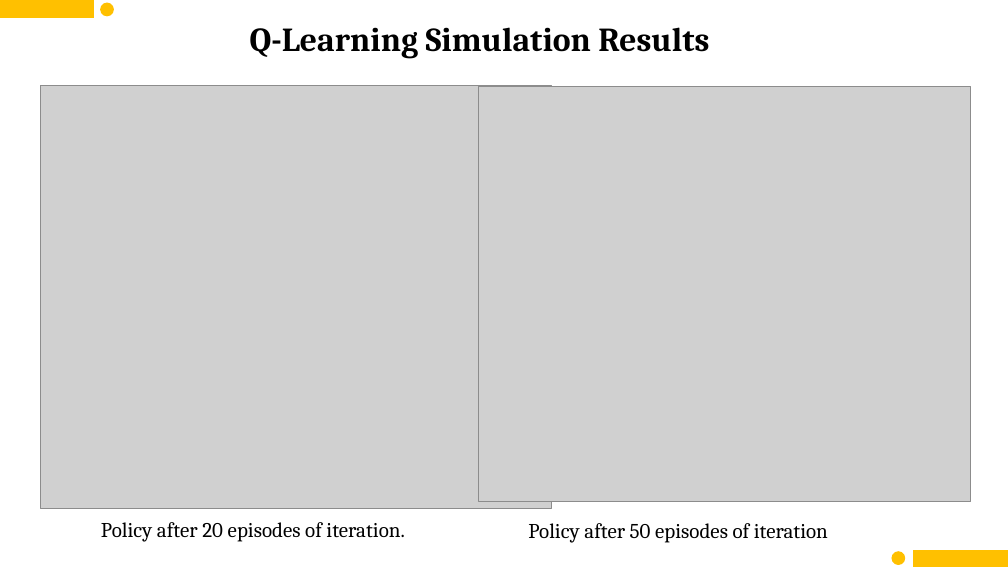
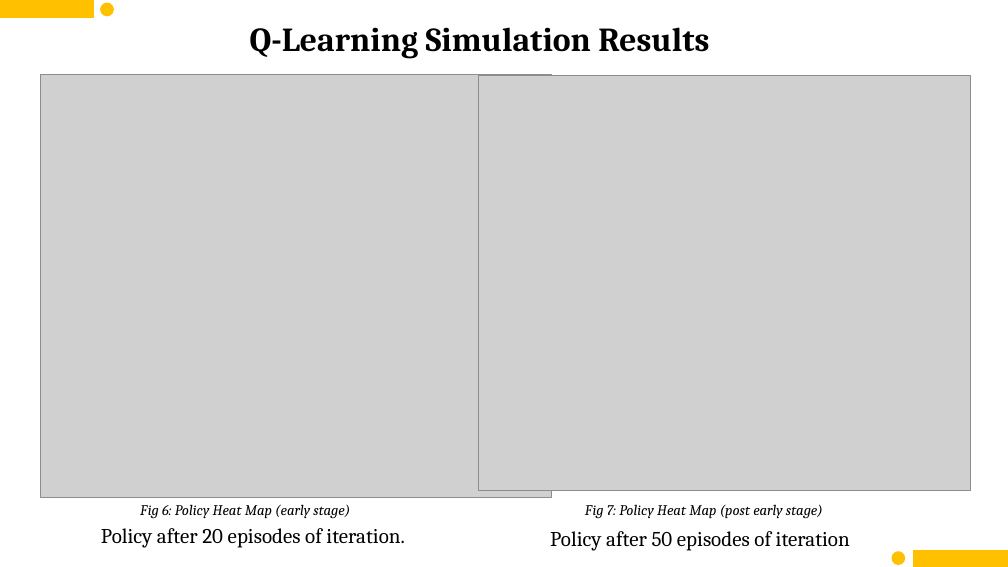
Before and after one commit to imshubhamcodex/ql--resources, a slide deck: slide 18 of mid_sem_RL_interM.pptx. Drawn at 1008x567 pixels with LibreOffice and Linux fonts; fonts in the diff are those of the drawing; grey boxes stand for pictures. Boxes give left, top, right and bottom in pixels: in the first picture for what was removed or moved away, otherwise in the second. Text is boxed around its words. In the diff, an @@ line names an element or a change of style, - is before the commit and + after.

```diff
--- a/mid_sem_RL_interM.pptx
+++ b/mid_sem_RL_interM.pptx
@@ picture: place and size @@
-picture at <box>40,85,551,509</box>
+picture at <box>40,74,551,498</box>
@@ picture: place and size @@
-picture at <box>479,86,972,501</box>
+picture at <box>479,76,972,491</box>
@@ text added at <box>140,504,350,519</box>, 14 pt, text #000000, italic @@
+Fig 6: Policy Heat Map (early stage)
@@ text added at <box>585,504,823,519</box>, 14 pt, text #000000, italic @@
+Fig 7: Policy Heat Map (post early stage)
@@ text "Policy after 20 episodes of ...": place and size @@
-text "Policy after 20 episodes of ..." at <box>101,522,404,542</box>
+text "Policy after 20 episodes of ..." at <box>101,528,404,548</box>
@@ text "Policy after 50 episodes of ...": place and size @@
-text "Policy after 50 episodes of ..." at <box>528,523,828,543</box>
+text "Policy after 50 episodes of ..." at <box>550,531,850,551</box>
```
Also in this commit, not shown: 15 other slides changed.
